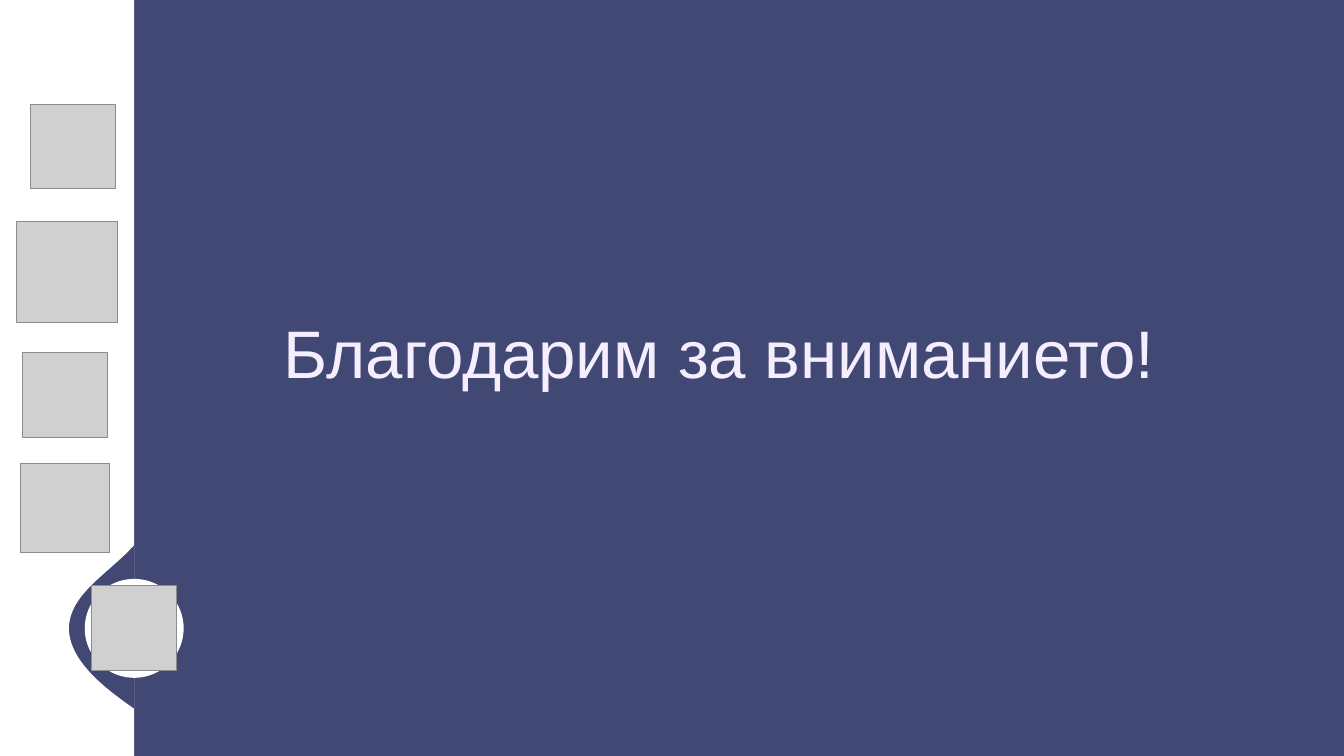
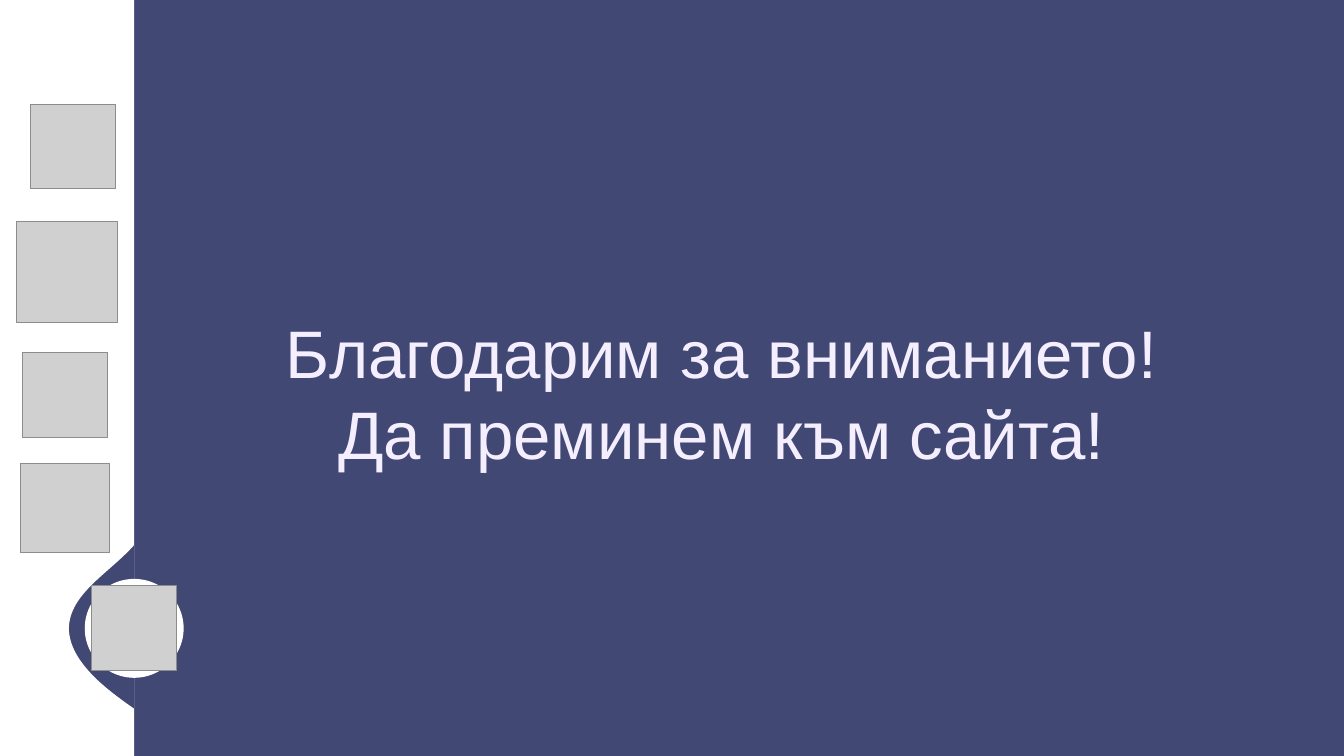
Before and after one commit to TYAtanasov21/AlTo, a slide deck: slide 7 of documents/Presentation.pptx (slide 6 before the commit). Drawn at 1344x756 pixels with LibreOffice and Linux fonts; fonts in the diff are those of the drawing; grey boxes stand for pictures; background and template pictures are left out. Boxes give left, top, right and bottom in pixels: in the first picture for what was removed or moved away, otherwise in the second. Text is boxed around its words. In the diff, an @@ line names an element or a change of style, - is before the commit and + after.

Commit message:
Edit presentation

```diff
--- a/documents/Presentation.pptx
+++ b/documents/Presentation.pptx
@@ text at (286,332,1156,391): alignment left to centre @@
@@ text at (338,409,1104,471): paragraph added @@
+Да преминем към сайта!
```
Also in this commit, not shown: 2 other slides changed, 1 slide added.
